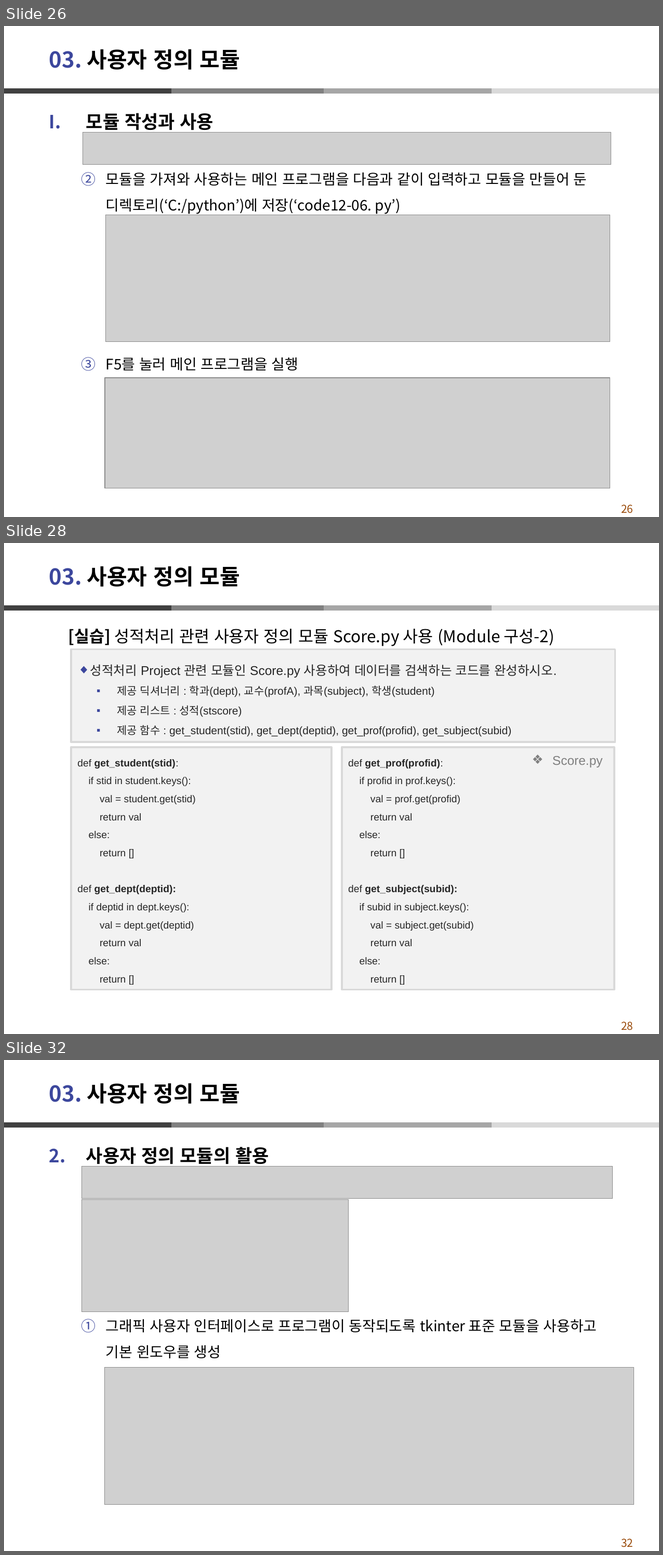
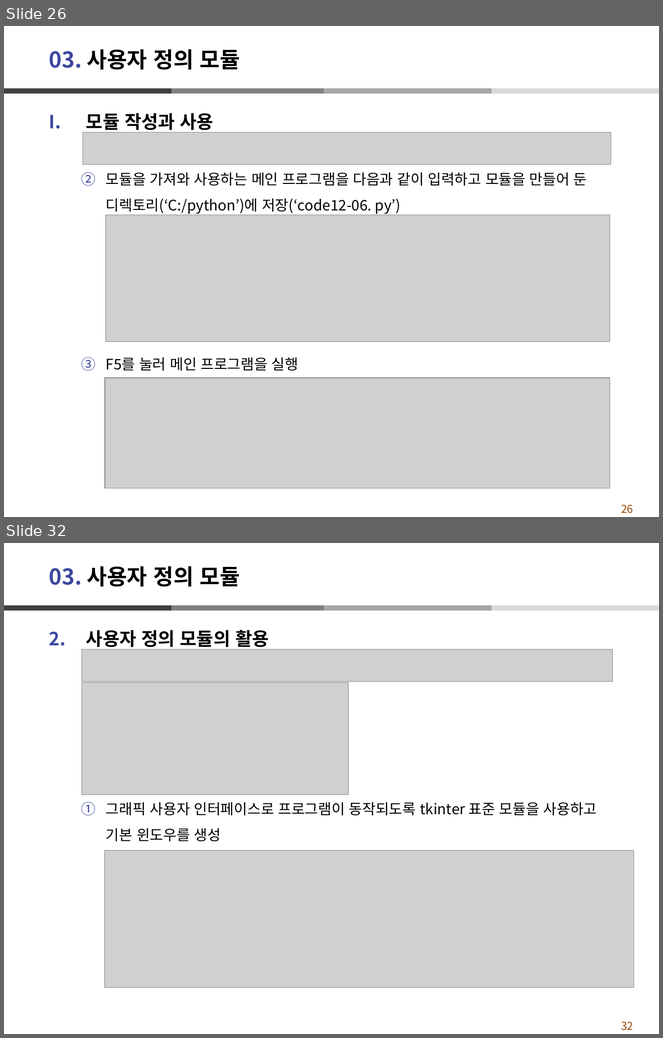
Before and after one commit to dndxor/BCPy, a slide deck: Ch12_모듈.pptx. Shown one above the other, each under a label of ours: slides 26, 28 and 32 before the commit, slides 26 and 32 after it; the slides between them are not shown. The pictures are 663x1555 and 663x1038 pixels, drawn with LibreOffice and Linux fonts; fonts in the diff are those of the drawing; grey boxes stand for pictures. Boxes give left, top, right and bottom in pixels: in the first picture for what was removed or moved away, otherwise in the second. Text is boxed around its words. In the diff, an @@ line names an element or a change of style, - is before the commit and + after.

```diff
--- a/Ch12_모듈.pptx
+++ b/Ch12_모듈.pptx
@@ slide 28 removed at [4,543,659,1034], background #FFFFFF; not listed: 5 template elements that a slide beside it also shows @@
@@ title removed at [49,566,240,587] @@
-03. 사용자 정의 모듈
@@ text removed at [68,628,555,646] @@
-  [실습] 성적처리 관련 사용자 정의 모듈 Score.py 사용 (Module 구성-2)
@@ rectangle removed at [71,649,616,742] @@
-◆ 성적처리 Project 관련 모듈인 Score.py 사용하여 데이터를 검색하는 코드를 완성하시오.
-  ▪ 제공 딕셔너리 : 학과(dept), 교수(profA), 과목(subject), 학생(student)
-  ▪ 제공 리스트 : 성적(stscore)
-  ▪ 제공 함수 : get_student(stid), get_dept(deptid), get_prof(profid), get_subject(subid)
@@ rectangle removed at [71,747,332,990] @@
-def get_student(stid):
-if stid in student.keys():
-val = student.get(stid)
-return val
-else:
-return []
-def get_dept(deptid):
-if deptid in dept.keys():
-val = dept.get(deptid)
-return val
-else:
-return []
@@ rectangle removed at [342,747,614,990] @@
-def get_prof(profid):
-if profid in prof.keys():
-val = prof.get(profid)
-return val
-else:
-return []
-def get_subject(subid):
-if subid in subject.keys():
-val = subject.get(subid)
-return val
-else:
-return []
@@ text removed at [553,756,603,768] @@
-❖ Score.py
```
Also in this commit, not shown: 3 slides changed, 3 slides added, 2 other slides removed, 11 other files.
